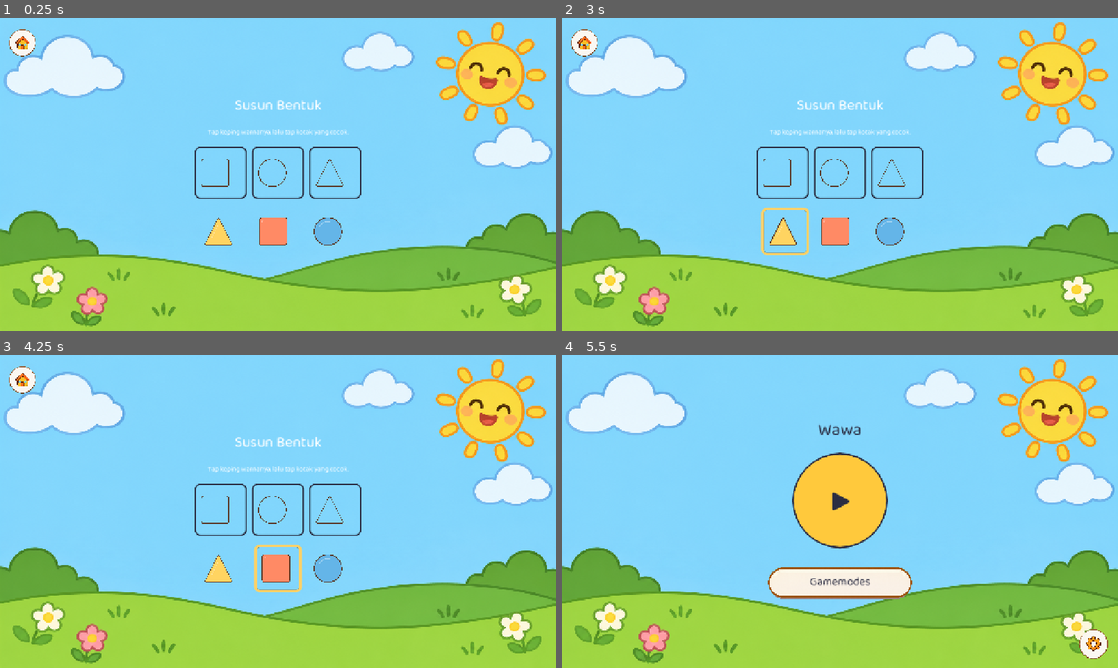
Above: before the commit, frames 1-4 (two rows, left to right).
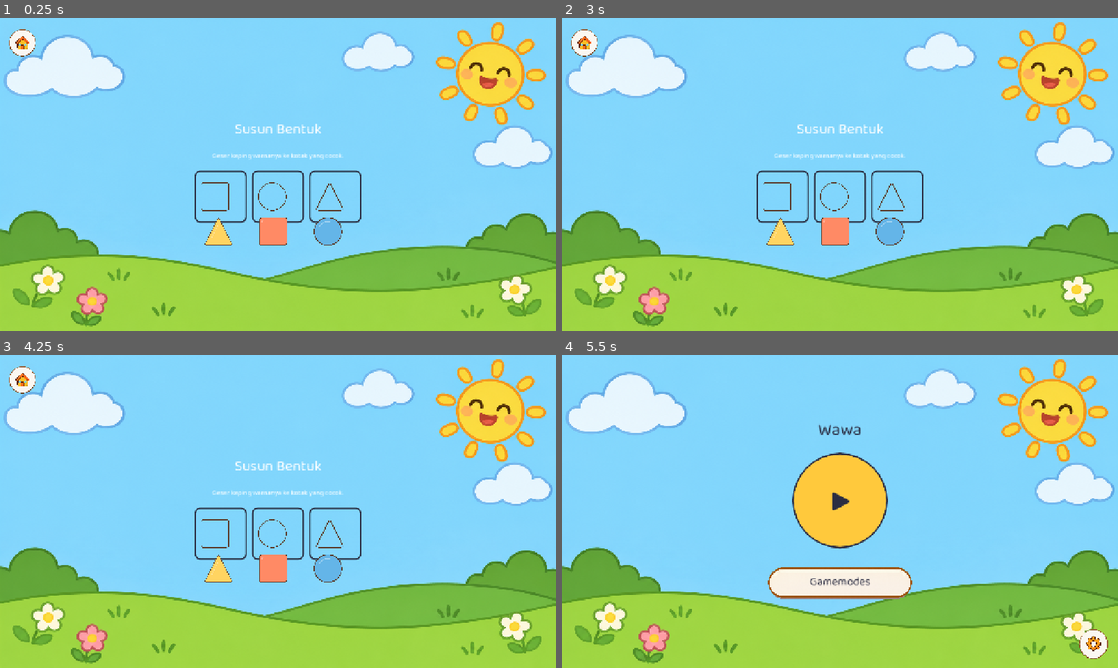
Above: after the commit, the same moments.

Repository: ptnusavisionmedia/game-balita
Game: Godot game, scene res://features/feature_puzzle/Puzzle.tscn
Two runs of this game, one before a commit and one after it. Both use one fixed random seed, a clock stepped at 60 frames per second and the inputs below. This scene is started directly instead of the project's main scene.
Inputs (mouse positions are in pixels of both pictures, inside the frame that each line leads up to):
- Up to frame 1 (0.25 s): no input
- Up to frame 2 (3 s): click (784, 171) at 0.52 s; click (840, 171) at 1.27 s; click (895, 171) at 2.02 s; click (784, 230) at 2.77 s
- Up to frame 3 (4.25 s): click (278, 567) at 3.52 s
- Up to frame 4 (5.5 s): click (895, 567) at 4.27 s; click (584, 380) at 5 s

The runs differ from the first frame. In frame 1, 1.9% of the frame differs, in the area x 35-65%, y 26-66%; in frame 2, 2.2%; in frame 3, 2.3%, in the area x 35-65%, y 26-76%; in frame 4, nothing differs.

Commit message:
feat: feature_puzzle balik ke drag-and-drop (bukan tap-pilih-taruh)
Atas permintaan user: keping sekarang bisa ditekan & digeser langsung
ke slotnya ("seperti balok"), bukan 2-langkah tap-pilih-lalu-tap-taruh.
Beda dari 3 percobaan drag sebelumnya (2026-11-21) yang gagal karena
pakai API drag bawaan Godot (_get_drag_data dkk, preview-nya lewat
koordinat OS terpisah dari transform canvas-stretch) — versi ini
digerakkan manual lewat _input() + global_position, pola yang sama
yang sudah terbukti akurat di scenes/touch_and_listen.gd.

Co-Authored-By: Claude Sonnet 5 <noreply@anthropic.com>

Diff:
--- a/features/feature_puzzle/puzzle.gd
+++ b/features/feature_puzzle/puzzle.gd
@@ -1,27 +1,44 @@
 extends Control
 ## Susun puzzle — lihat obsidian-vault/Specs/feature_puzzle.md.
 ##
-## Update 2026-11-21 (ke-3): mekanik diganti dari drag asli
-## (`Control._get_drag_data`/`_can_drop_data`/`_drop_data`) jadi
-## **tap pilih, lalu tap taruh**. Drag asli Godot ternyata tidak
-## reliable di setup canvas-stretch project ini — 3 percobaan beda
-## (Control+child Panel, Control+`_draw()` manual, ColorRect/Panel)
-## semuanya dilaporkan user area klik/drop-nya tidak sinkron sama yang
-## kelihatan. Tap-pilih-lalu-taruh pakai `Button` biasa (TERBUKTI jalan
-## konsisten di semua modul lain), dan sebenarnya lebih gampang buat
-## motorik anak 1-5 tahun dibanding drag gesture asli — bukan cuma
-## workaround teknis. Lihat Decisions Log 2026-11-21.
+## Update 2026-11-26 (ke-4): BALIK ke drag-and-drop asli, atas permintaan
+## user ("gak bisa ditekan dan digeser, hanya bisa diklik ... padahal kan
+## seperti balok"). 3 percobaan sebelumnya (2026-11-21, lihat Decisions
+## Log) pakai API drag BAWAAN Godot (`Control._get_drag_data`/
+## `_can_drop_data`/`_drop_data`) — API itu render "drag preview" lewat
+## `Viewport`/layer terpisah yang posisinya di-drive dari koordinat OS
+## MENTAH, TIDAK otomatis ikut transform stretch `canvas_items` proyek
+## ini, jadi preview & area drop gampang meleset begitu window/device
+## beda rasio dari kanvas desain 1280x720 — itu yang bikin 3 percobaan
+## sebelumnya gagal terus.
+##
+## Pendekatan kali ini TIDAK pakai API itu sama sekali: keping (`Button`
+## biasa) digerakkan manual lewat `_input()` level root, set
+## `global_position` dari `event.position` langsung — koordinat event
+## mouse/touch Godot SUDAH otomatis dalam ruang kanvas yang sama dengan
+## `global_position` Control (bukan pixel layar OS mentah), jadi tetap
+## akurat berapa pun stretch/device-nya. Pola geometri (freed dari
+## container, pakai `global_position`) sama kayak `scenes/touch_and_listen.gd`
+## yang terbukti akurat di semua ukuran.
 
 const DATA_PATH := "res://features/feature_puzzle/data/puzzle_data.json"
 const StarRewardOverlayScene := preload("res://core/scenes/StarRewardOverlay.tscn")
 
+## Jarak pusat-ke-pusat keping↔slot dianggap "cocok" saat dilepas —
+## longgar (bukan butuh presisi penuh) karena motorik drag anak 1-5
+## tahun belum presisi, lihat prinsip sama di docs/UI_UX_DESIGN.md.
+const DROP_MATCH_RADIUS := 80.0
+
 var _pieces_data: Array = []
 var _filled_count: int = 0
-var _piece_buttons: Dictionary = {}  # id -> {"button": Button, "color": Color}
+var _piece_buttons: Dictionary = {}  # id -> {"button": Button, "color": Color, "shape_image": String}
 var _slot_buttons: Dictionary = {}   # id -> Button
 var _slot_filled: Dictionary = {}    # id -> bool
-var _selected_piece_id: String = ""
+var _piece_home_pos: Dictionary = {}  # id -> Vector2 (global_position awal, buat "pegas balik" kalau salah taruh)
 var _has_shape_images: bool = false
+
+var _dragging_id: String = ""
+var _drag_grab_offset: Vector2 = Vector2.ZERO
 
 
 func _ready() -> void:
@@ -52,12 +69,13 @@
 	vbox.add_child(title)
 
 	var hint := Label.new()
-	hint.text = "Tap keping warnanya, lalu tap kotak yang cocok."
+	hint.text = "Geser keping warnanya ke kotak yang cocok."
 	hint.horizontal_alignment = HORIZONTAL_ALIGNMENT_CENTER
 	vbox.add_child(hint)
 
 	# Slot target (outline kosong) — urutan TIDAK sama dengan urutan
-	# keping di bawah supaya anak benar-benar mencocokkan.
+	# keping di bawah supaya anak benar-benar mencocokkan. Slot TETAP di
+	# dalam container (tidak di-drag), cuma jadi target geometri.
 	var slots_box := HBoxContainer.new()
 	slots_box.alignment = BoxContainer.ALIGNMENT_CENTER
 	slots_box.add_theme_constant_override("separation", 12)
@@ -67,9 +85,9 @@
 		var id: String = str(piece.get("id", ""))
 		var slot_button := Button.new()
 		slot_button.custom_minimum_size = Vector2(120, 120)
+		slot_button.mouse_filter = Control.MOUSE_FILTER_IGNORE
 		_style_slot_empty(slot_button)
 		_set_button_shape_icon(slot_button, piece.get("slot_image", ""), "")
-		slot_button.pressed.connect(_on_slot_pressed.bind(id))
 		slots_box.add_child(slot_button)
 		_slot_buttons[id] = slot_button
 		_slot_filled[id] = false
@@ -87,13 +105,30 @@
 		var color := Color(str(piece.get("color_hex", "#FFFFFF")))
 		var piece_button := Button.new()
 		piece_button.custom_minimum_size = Vector2(110, 110)
+		piece_button.mouse_filter = Control.MOUSE_FILTER_IGNORE  # digerakkan manual lewat _input, bukan klik Button
 		_style_piece(piece_button, color, false)
 		_set_button_shape_icon(piece_button, piece.get("shape_image", ""), str(piece.get("name", "")))
-		piece_button.pressed.connect(_on_piece_pressed.bind(id))
 		pieces_box.add_child(piece_button)
 		_piece_buttons[id] = {"button": piece_button, "color": color, "shape_image": piece.get("shape_image", "")}
 
 	_add_home_button()
+
+	# Tunggu 1 frame supaya `pieces_box` (HBoxContainer) selesai hitung
+	# posisi awal tiap keping (rapi berjajar-tengah), BARU dilepas dari
+	# container jadi child langsung `self` — supaya setelahnya bebas
+	# digeser ke mana saja tanpa dipaksa container balik ke posisi rapinya.
+	await get_tree().process_frame
+	_free_pieces_from_container()
+
+
+func _free_pieces_from_container() -> void:
+	for id in _piece_buttons.keys():
+		var btn: Button = _piece_buttons[id]["button"]
+		var gpos: Vector2 = btn.global_position
+		btn.get_parent().remove_child(btn)
+		add_child(btn)
+		btn.global_position = gpos
+		_piece_home_pos[id] = gpos
 
 
 func _load_puzzles() -> Array:
@@ -149,33 +184,91 @@
 		button.text = fallback_text
 
 
-## Tap keping = "pilih" (toggle — tap lagi buat batal pilih). Pilih
-## keping lain otomatis ganti pilihan sebelumnya.
-func _on_piece_pressed(piece_id: String) -> void:
-	_selected_piece_id = "" if _selected_piece_id == piece_id else piece_id
+## Drag manual — lihat catatan panjang di kepala file kenapa BUKAN pakai
+## `_get_drag_data`/`_drop_data` bawaan Godot. `_input` (bukan
+## `_gui_input`/`_unhandled_input`) dipakai supaya tetap kebaca walau
+## jari/kursor ada di atas keping/slot Button lain (semua Button di sini
+## `mouse_filter = IGNORE`, jadi tidak ada yang "menelan" event duluan,
+## tapi `_input` dipilih juga biar konsisten pola sama `touch_and_listen.gd`).
+func _input(event: InputEvent) -> void:
+	if event is InputEventScreenTouch:
+		if event.pressed:
+			_try_start_drag(event.position)
+		else:
+			_end_drag()
+	elif event is InputEventScreenDrag:
+		if _dragging_id != "":
+			_update_drag(event.position)
+	elif event is InputEventMouseButton and event.button_index == MOUSE_BUTTON_LEFT:
+		if event.pressed:
+			_try_start_drag(event.position)
+		else:
+			_end_drag()
+	elif event is InputEventMouseMotion:
+		if _dragging_id != "":
+			_update_drag(event.position)
+
+
+func _try_start_drag(pos: Vector2) -> void:
 	for id in _piece_buttons.keys():
-		var entry: Dictionary = _piece_buttons[id]
-		_style_piece(entry["button"], entry["color"], id == _selected_piece_id)
-
-
-## Tap slot = "taruh" keping yang sedang dipilih. Keping yang tidak
-## cocok cuma diam saja (tidak ada suara/animasi "salah", lihat spek
-## bagian Feedback). Tap slot tanpa keping terpilih juga tidak
-## ngapa-ngapain.
-func _on_slot_pressed(slot_id: String) -> void:
-	if _selected_piece_id == "" or _slot_filled.get(slot_id, true):
+		if _slot_filled.get(id, false):
+			continue  # sudah terpasang, tidak bisa digeser lagi
+		var btn: Button = _piece_buttons[id]["button"]
+		if btn.get_global_rect().has_point(pos):
+			_dragging_id = id
+			_drag_grab_offset = pos - btn.global_position
+			move_child(btn, get_child_count() - 1)  # naikkan ke paling depan selagi digeser
+			_style_piece(btn, _piece_buttons[id]["color"], true)
+			return
+
+
+func _update_drag(pos: Vector2) -> void:
+	var btn: Button = _piece_buttons[_dragging_id]["button"]
+	btn.global_position = pos - _drag_grab_offset
+
+
+func _end_drag() -> void:
+	if _dragging_id == "":
 		return
-	if _selected_piece_id != slot_id:
-		return
-
-	var entry: Dictionary = _piece_buttons[_selected_piece_id]
-	var slot_button: Button = _slot_buttons[slot_id]
-	_style_slot_filled(slot_button, entry["color"])
-	_set_button_shape_icon(slot_button, entry.get("shape_image", ""), "")
-	entry["button"].visible = false
-	_slot_filled[slot_id] = true
+	var id := _dragging_id
+	_dragging_id = ""
+
+	var entry: Dictionary = _piece_buttons[id]
+	var btn: Button = entry["button"]
+	var slot_button: Button = _slot_buttons[id]
+	var piece_center: Vector2 = btn.global_position + btn.size / 2.0
+	var slot_center: Vector2 = slot_button.global_position + slot_button.size / 2.0
+
+	if not _slot_filled.get(id, false) and piece_center.distance_to(slot_center) <= DROP_MATCH_RADIUS:
+		_place_piece(id)
+	else:
+		_style_piece(btn, entry["color"], false)
+		var tween := create_tween()
+		tween.tween_property(btn, "global_position", _piece_home_pos[id], 0.25) \
+			.set_trans(Tween.TRANS_BACK).set_ease(Tween.EASE_OUT)
+
+
+## Keping "nempel" ke slot yang cocok — animasi geser cepat ke posisi
+## slot, baru disembunyikan & slot ditandai terisi. Tidak ada suara/
+## animasi "salah" buat keping yang tidak cocok (lihat spek bagian
+## Feedback) — itu sudah ditangani di `_end_drag` (diam, pegas balik).
+func _place_piece(id: String) -> void:
+	var entry: Dictionary = _piece_buttons[id]
+	var btn: Button = entry["button"]
+	var slot_button: Button = _slot_buttons[id]
+
+	_style_piece(btn, entry["color"], false)
+	_slot_filled[id] = true
+
+	var tween := create_tween()
+	tween.tween_property(btn, "global_position", slot_button.global_position, 0.15)
+	tween.tween_callback(func():
+		_style_slot_filled(slot_button, entry["color"])
+		_set_button_shape_icon(slot_button, entry.get("shape_image", ""), "")
+		btn.visible = false
+	)
+
 	SfxService.play(load("res://core/assets/audio/sfx_correct.wav"))
-	_selected_piece_id = ""
 
 	_filled_count += 1
 	if _filled_count >= _pieces_data.size():
Not shown, changed: obsidian-vault/Decisions Log.md
Not shown, changed: obsidian-vault/Specs/feature_puzzle.md
